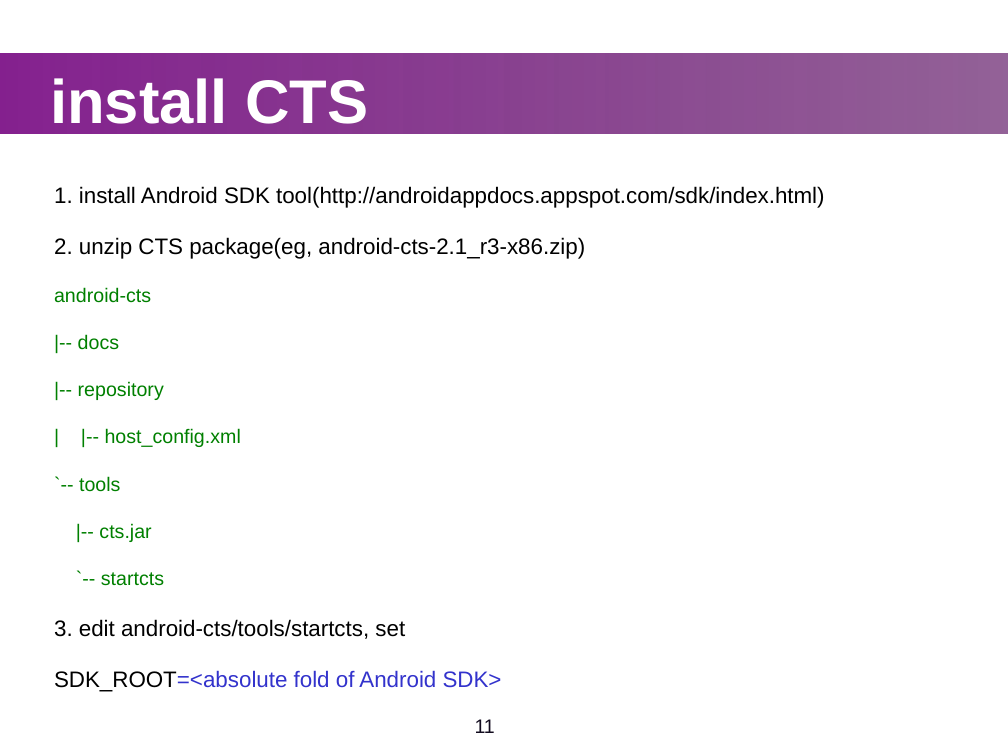
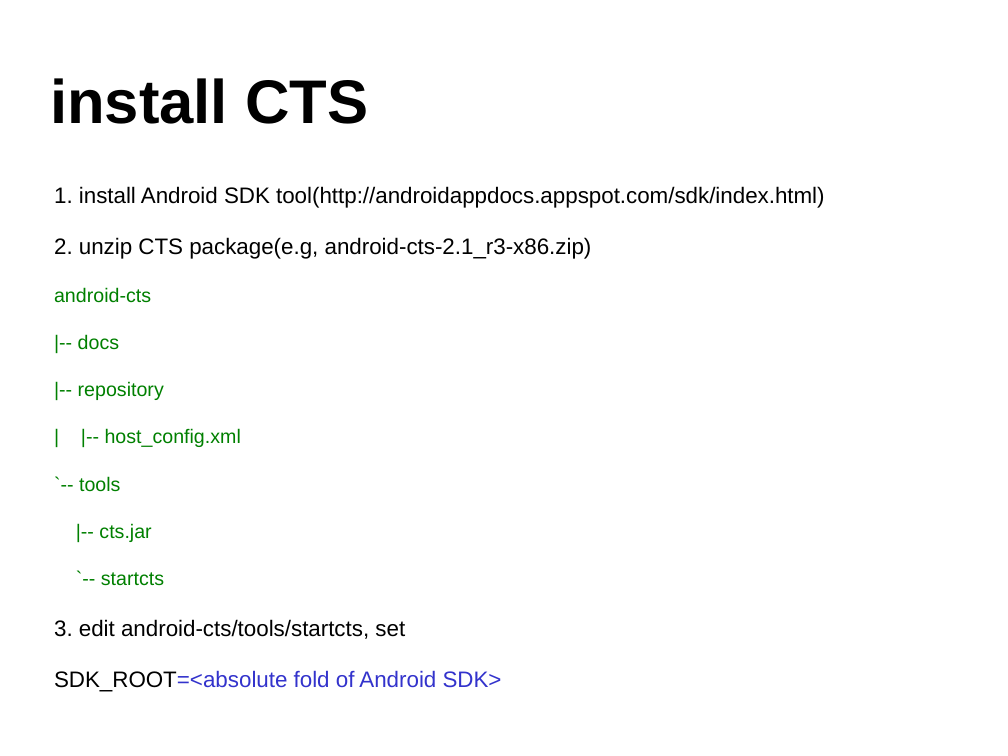
Before and after one commit to widerules/system-information, a slide deck: slide 10 of cts/CTS-training.ppt (slide 11 before the commit). Drawn at 1008x756 pixels with LibreOffice and Linux fonts; fonts in the diff are those of the drawing; background and template pictures are left out. Boxes give left, top, right and bottom in pixels: in the first picture for what was removed or moved away, otherwise in the second. Text is boxed around its words. In the diff, an @@ line names an element or a change of style, - is before the commit and + after.

```diff
--- a/cts/CTS-training.ppt
+++ b/cts/CTS-training.ppt
@@ rectangle removed at (x1=0, y1=53, x2=1008, y2=133) @@
@@ text "install CTS" at (x1=50, y1=78, x2=368, y2=124): text colour #FFFFFF to #000000 @@
@@ text at (x1=54, y1=186, x2=824, y2=692): indent changed @@
@@ text at (x1=54, y1=237, x2=592, y2=259): text changed @@
-2. unzip CTS package(eg, android-cts-2.1_r3-x86.zip)
+2. unzip CTS package(e.g, android-cts-2.1_r3-x86.zip)
@@ page number removed at (x1=475, y1=719, x2=495, y2=733) @@
-11
```
Also in this commit, not shown: 40 other slides changed, 1 slide added, 2 slides removed.
